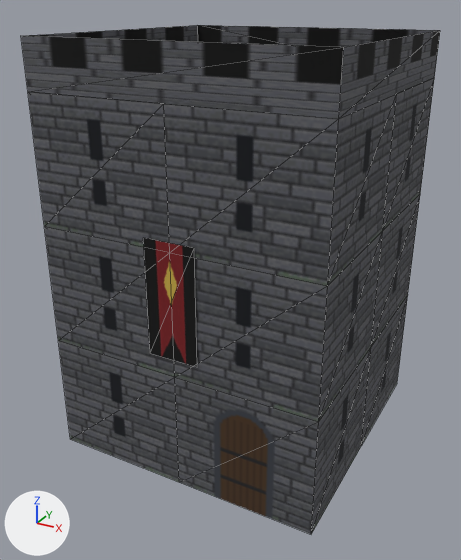
Renders of the OBJ model examples/thirdPerson/src/models/props/keep.obj from each side of a commit.
Camera for both pictures: a camera (50 mm lens) standing at (10.18, -19.74, 15.59) and looking at (-0.26, -0.77, 6.1). Arrows for +X, +Y and +Z are at lower left; the lights stay in place. The older version comes first. Mesh edges are drawn as thin lines. Where no turn or scale is listed for an object, it has been applied to the vertices.

Objects in the first picture: 'keep'.
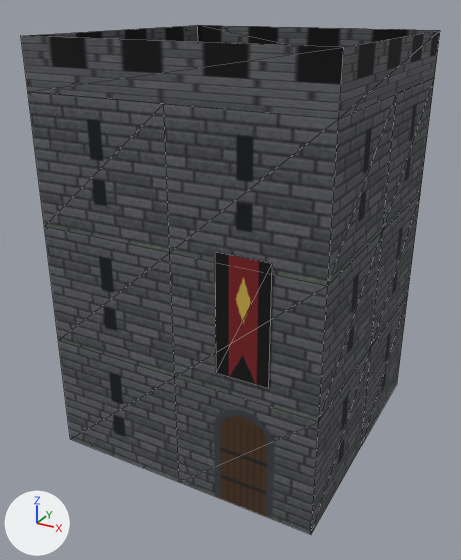
Edits to the bpy script that builds the scene:
```text
Change me_keep:
    where me_keep.from_pydata(...)  # 40 vertices, 58 faces; spans x -5.0..5.0, y -5.05..5.0, z 0.0..14.6
    used by ob_keep; location = (0.0, 0.0, 0.0)
    me_keep part 1: the loose piece of 4 vertices spanning x -0.9..0.9, y -5.05, z 5.0..9.0 is moved by (2.5, 0.0, 0.0)
```

Changed parts and their boxes (x1, y1, x2, y2) in the pictures (461 x 560 px; the box of a moved part takes in the faces that stretch with it):
part 1 of me_keep, moved or reshaped: before (143, 238, 197, 367); after (215, 252, 272, 388)
